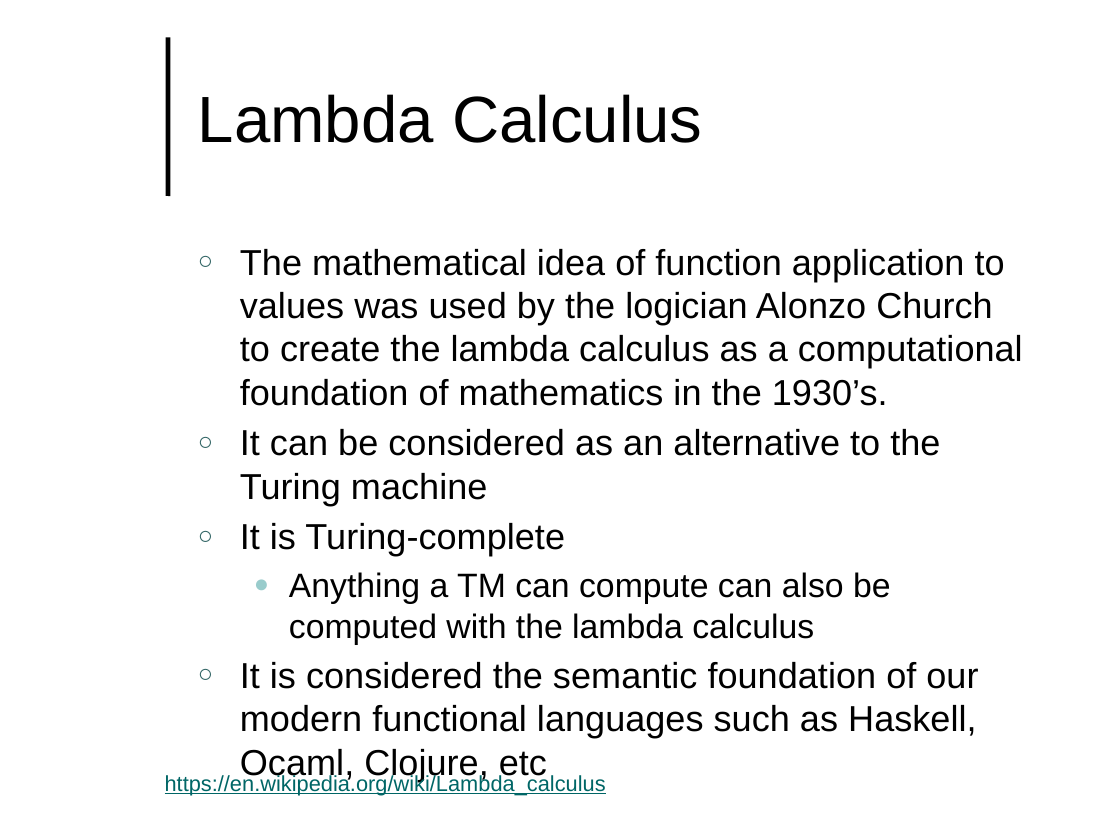
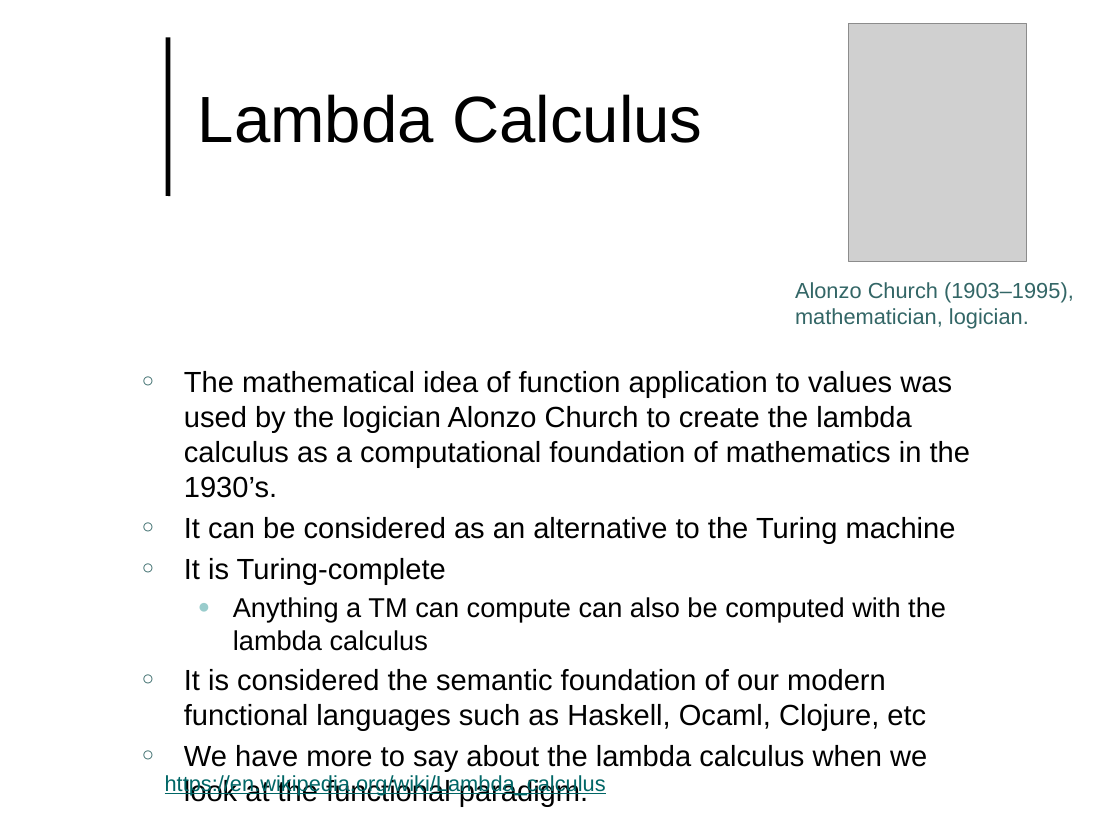
Before and after one commit to lutzhamel/CSC493, a slide deck: slide 3 of notes/csc493-ln006.pptx. Drawn at 1120x840 pixels with LibreOffice and Linux fonts; fonts in the diff are those of the drawing; grey boxes stand for pictures; background and template pictures are left out. Boxes give left, top, right and bottom in pixels: in the first picture for what was removed or moved away, otherwise in the second. Text is boxed around its words. In the diff, an @@ line names an element or a change of style, - is before the commit and + after.

```diff
--- a/notes/csc493-ln006.pptx
+++ b/notes/csc493-ln006.pptx
@@ picture added at (849,24,1027,261) @@
@@ text added at (795,282,1074,329), 14 pt, text #336666 @@
+Alonzo Church (1903–1995),
+mathematician, logician.
@@ text "The mathematical idea of function ...": place and size @@
-text "The mathematical idea of function ..." at (240,249,1023,738)
+text "The mathematical idea of function ..." at (184,371,970,806)
@@ text at (184,371,970,730): size 23.2 to 18.8 pt in "The mathematical idea of function application to ...", "It can be considered as an alternative ...", "It is Turing-complete", "It is considered the semantic foundation of ..."; size 21.7 to 17.5 pt in "Anything a TM can compute can also ..." @@
@@ text at (184,745,927,806): paragraph added @@
+○ We have more to say about the lambda calculus when we look at the functional paradigm.
```
Also in this commit, not shown: 4 other slides changed, 1 slide added, 9 other files.
